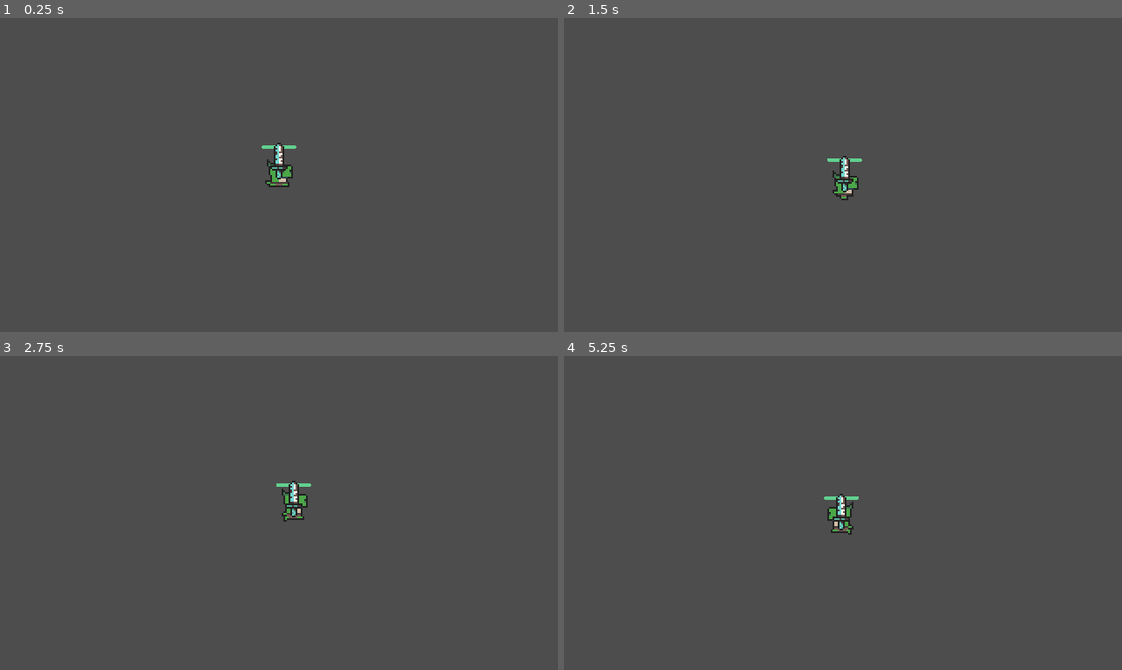
Above: before the commit, frames 1-4 (two rows, left to right).
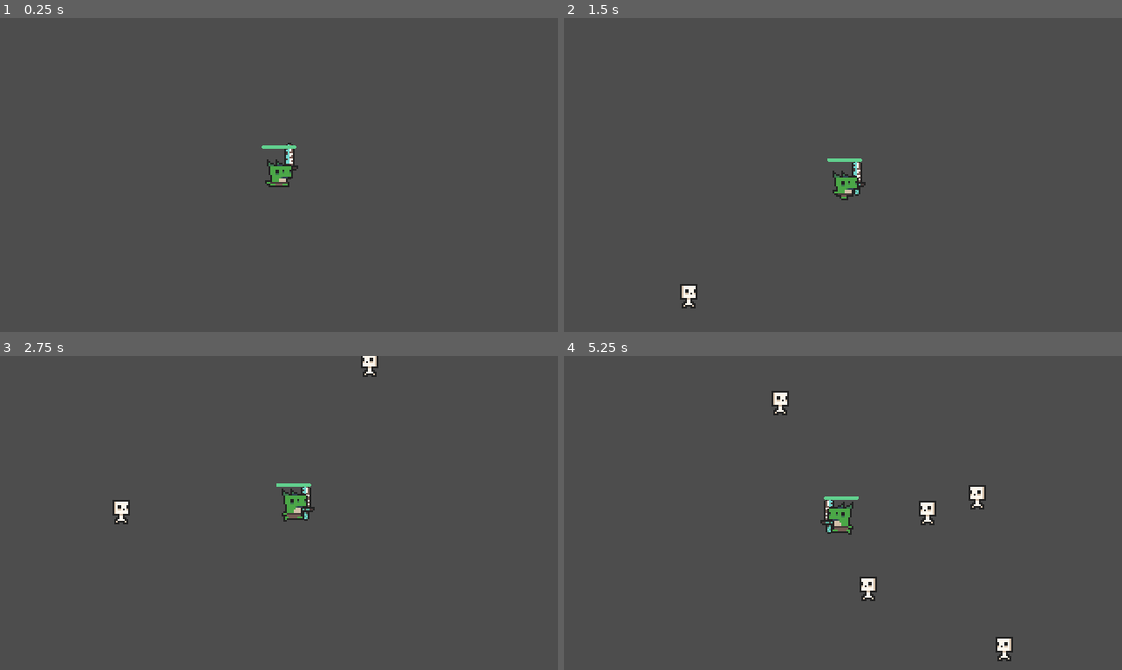
Above: after the commit, the same moments.

Repository: CyrusVillaruz/Turtinia-Endless
Game: Godot game, scene res://game/scenes/levels/level.tscn
Two runs of this game, one before a commit and one after it. Both use one fixed random seed, a clock stepped at 60 frames per second and the inputs below.
Inputs:
- Up to frame 1 (0.25 s): no input
- Up to frame 2 (1.5 s): hold D (right) 0.53-1.28 s; hold S (down) from 1.28 s (still down)
- Up to frame 3 (2.75 s): release S (down) at 2.03 s; hold D (right) from 2.03 s (still down)
- Up to frame 4 (5.25 s): release D (right) at 2.78 s; hold W (up) 2.78-3.53 s; hold A (left) 3.53-5.03 s; hold S (down) from 5.03 s (still down)

The runs differ from the first frame. In frame 1, 0.3% of the frame differs, in the area x 48-54%, y 39-52%; in frame 2, 0.5%; in frame 3, 0.7%; in frame 4, 1.4%, in the area x 37-81%, y 11-98%.

Commit message:
Implemented basic player-enemy interaction

Diff:
--- /dev/null
+++ b/game/scenes/enemy/skeleton.tscn
@@ -0,0 +1,44 @@
+[gd_scene load_steps=8 format=3 uid="uid://ck18lkw60hxr5"]
+
+[ext_resource type="Script" path="res://game/scripts/enemy/melee_enemy.gd" id="1_av8rc"]
+[ext_resource type="Texture2D" uid="uid://cbeeod0l6jtu6" path="res://game/assets/0x72_DungeonTilesetII_v1.7/frames/skelet_idle_anim_f0.png" id="1_r6p4j"]
+[ext_resource type="Texture2D" uid="uid://qruqcw7sjnie" path="res://game/assets/0x72_DungeonTilesetII_v1.7/frames/skelet_idle_anim_f1.png" id="2_mq0d0"]
+[ext_resource type="Texture2D" uid="uid://cu76hyk26oq0c" path="res://game/assets/0x72_DungeonTilesetII_v1.7/frames/skelet_idle_anim_f2.png" id="3_2738f"]
+[ext_resource type="Texture2D" uid="uid://cbuhshs8fnbpq" path="res://game/assets/0x72_DungeonTilesetII_v1.7/frames/skelet_idle_anim_f3.png" id="4_r3p1v"]
+
+[sub_resource type="SpriteFrames" id="SpriteFrames_pjcci"]
+animations = [{
+"frames": [{
+"duration": 1.0,
+"texture": ExtResource("1_r6p4j")
+}, {
+"duration": 1.0,
+"texture": ExtResource("2_mq0d0")
+}, {
+"duration": 1.0,
+"texture": ExtResource("3_2738f")
+}, {
+"duration": 1.0,
+"texture": ExtResource("4_r3p1v")
+}],
+"loop": true,
+"name": &"idle",
+"speed": 5.0
+}]
+
+[sub_resource type="RectangleShape2D" id="RectangleShape2D_q8m42"]
+size = Vector2(8, 13)
+
+[node name="Skeleton" type="CharacterBody2D"]
+collision_layer = 2
+collision_mask = 3
+platform_floor_layers = 4294967292
+script = ExtResource("1_av8rc")
+
+[node name="AnimatedSprite2D" type="AnimatedSprite2D" parent="."]
+sprite_frames = SubResource("SpriteFrames_pjcci")
+animation = &"idle"
+
+[node name="CollisionShape2D" type="CollisionShape2D" parent="."]
+position = Vector2(0, 1.5)
+shape = SubResource("RectangleShape2D_q8m42")
--- a/game/scenes/levels/level.tscn
+++ b/game/scenes/levels/level.tscn
@@ -258,7 +258,14 @@
 sources/1 = SubResource("TileSetAtlasSource_0wxxj")
 sources/2 = SubResource("TileSetAtlasSource_nqgvq")
 
+[sub_resource type="Curve2D" id="Curve2D_afxfd"]
+_data = {
+"points": PackedVector2Array(0, 0, 0, 0, -186, -107, 0, 0, 0, 0, 172, -109, 0, 0, 0, 0, 172, 98, 0, 0, 0, 0, -187, 98, 0, 0, 0, 0, -186, -106)
+}
+point_count = 5
+
 [node name="Level" type="Node2D"]
+y_sort_enabled = true
 script = ExtResource("1_jshbj")
 
 [node name="LevelTileSet" type="TileMap" parent="."]
@@ -268,3 +275,16 @@
 layer_0/tile_data = PackedInt32Array(-1, 0, 0, -65536, 0, 0, 0, 0, 0, 65535, 0, 0, -65537, 0, 0, -131072, 0, 0, -65535, 0, 0, 1, 0, 0, 65536, 0, 0, 131071, 0, 0, 65534, 0, 0, -2, 0, 0)
 
 [node name="Player" parent="." instance=ExtResource("6_5ec3s")]
+
+[node name="Path2D" type="Path2D" parent="Player"]
+curve = SubResource("Curve2D_afxfd")
+
+[node name="PathFollow2D" type="PathFollow2D" parent="Player/Path2D"]
+unique_name_in_owner = true
+position = Vector2(-186, -107)
+rotation = -0.00558653
+
+[node name="SpawnTimer" type="Timer" parent="."]
+autostart = true
+
+[connection signal="timeout" from="SpawnTimer" to="." method="_on_spawn_timer_timeout"]
--- a/game/scenes/player/player.tscn
+++ b/game/scenes/player/player.tscn
@@ -58,10 +58,10 @@
 }]
 
 [sub_resource type="RectangleShape2D" id="RectangleShape2D_mufx8"]
-size = Vector2(6, 7)
+size = Vector2(8, 8)
 
 [sub_resource type="RectangleShape2D" id="RectangleShape2D_6pkiq"]
-size = Vector2(8, 9)
+size = Vector2(10, 10)
 
 [sub_resource type="StyleBoxFlat" id="StyleBoxFlat_jk6ea"]
 corner_radius_top_left = 5
@@ -80,30 +80,29 @@
 
 [node name="Player" type="CharacterBody2D" node_paths=PackedStringArray("anim_player")]
 collision_mask = 2
+platform_floor_layers = 4294967292
 script = ExtResource("1_65li1")
 anim_player = NodePath("AnimatedSprite2D")
 
 [node name="AnimatedSprite2D" type="AnimatedSprite2D" parent="."]
 position = Vector2(0, -7)
 sprite_frames = SubResource("SpriteFrames_6yp65")
-animation = &"run"
-frame_progress = 0.561302
+animation = &"idle"
 
 [node name="Camera2D" type="Camera2D" parent="."]
 position_smoothing_enabled = true
 position_smoothing_speed = 10.0
 
 [node name="CollisionShape2D" type="CollisionShape2D" parent="."]
-position = Vector2(0, 2.5)
+position = Vector2(0, 2)
 shape = SubResource("RectangleShape2D_mufx8")
 
 [node name="Hurtbox" type="Area2D" parent="."]
 unique_name_in_owner = true
-collision_layer = 0
 collision_mask = 2
 
 [node name="CollisionShape2D" type="CollisionShape2D" parent="Hurtbox"]
-position = Vector2(0, 2.5)
+position = Vector2(0, 2)
 shape = SubResource("RectangleShape2D_6pkiq")
 debug_color = Color(1, 0.00784314, 0.0745098, 0.419608)
 
@@ -119,3 +118,4 @@
 show_percentage = false
 
 [node name="Sword" parent="." instance=ExtResource("11_3acy1")]
+position = Vector2(6, 0)
--- a/game/scenes/player/sword.tscn
+++ b/game/scenes/player/sword.tscn
@@ -1,19 +1,66 @@
-[gd_scene load_steps=3 format=3 uid="uid://bv3v42ehxvqkj"]
+[gd_scene load_steps=7 format=3 uid="uid://bv3v42ehxvqkj"]
 
 [ext_resource type="Texture2D" uid="uid://dnawd4tmjo7jp" path="res://game/assets/0x72_DungeonTilesetII_v1.7/frames/weapon_rusty_sword.png" id="1_i1ss1"]
+[ext_resource type="Script" path="res://game/scripts/player/sword.gd" id="1_xa1k0"]
+
+[sub_resource type="Animation" id="Animation_s77mn"]
+resource_name = "swing"
+tracks/0/type = "value"
+tracks/0/imported = false
+tracks/0/enabled = true
+tracks/0/path = NodePath("Sprite2D:texture")
+tracks/0/interp = 1
+tracks/0/loop_wrap = true
+tracks/0/keys = {
+"times": PackedFloat32Array(0),
+"transitions": PackedFloat32Array(1),
+"update": 1,
+"values": [ExtResource("1_i1ss1")]
+}
+
+[sub_resource type="Animation" id="Animation_bi2u3"]
+length = 0.001
+tracks/0/type = "value"
+tracks/0/imported = false
+tracks/0/enabled = true
+tracks/0/path = NodePath("Sprite2D:texture")
+tracks/0/interp = 1
+tracks/0/loop_wrap = true
+tracks/0/keys = {
+"times": PackedFloat32Array(0),
+"transitions": PackedFloat32Array(1),
+"update": 1,
+"values": [ExtResource("1_i1ss1")]
+}
+
+[sub_resource type="AnimationLibrary" id="AnimationLibrary_hjk73"]
+_data = {
+"RESET": SubResource("Animation_bi2u3"),
+"swing": SubResource("Animation_s77mn")
+}
 
 [sub_resource type="RectangleShape2D" id="RectangleShape2D_j4guk"]
+size = Vector2(4, 12)
 
 [node name="Sword" type="Node2D"]
+script = ExtResource("1_xa1k0")
 
 [node name="Sprite2D" type="Sprite2D" parent="."]
+z_index = -1
 position = Vector2(0, -8)
 texture = ExtResource("1_i1ss1")
 
 [node name="AnimationPlayer" type="AnimationPlayer" parent="."]
+libraries = {
+"": SubResource("AnimationLibrary_hjk73")
+}
 
 [node name="Area2D" type="Area2D" parent="."]
+collision_layer = 0
+collision_mask = 2
 
 [node name="CollisionShape2D" type="CollisionShape2D" parent="Area2D"]
-position = Vector2(1, -9)
+position = Vector2(0, -11)
 shape = SubResource("RectangleShape2D_j4guk")
+
+[connection signal="body_entered" from="Area2D" to="." method="_on_area_2d_body_entered"]
--- /dev/null
+++ b/game/scripts/enemy/melee_enemy.gd
@@ -0,0 +1,20 @@
+extends CharacterBody2D
+
+signal enemy_damaged(amount)
+
+@export var speed: float = 50.0
+@export var health: float = 5.0
+
+@onready var player = get_node("/root/Level/Player")
+@onready var animated_sprite_2d = $AnimatedSprite2D
+
+func _physics_process(delta):
+	var direction = global_position.direction_to(player.global_position)
+	animated_sprite_2d.flip_h = direction.x < 0
+	velocity = direction * speed
+	move_and_slide()
+
+func take_damage():
+	health -= 1
+	if health <= 0:
+		queue_free()
--- a/game/scripts/level.gd
+++ b/game/scripts/level.gd
@@ -1,5 +1,10 @@
 extends Node2D
 
-func _ready():
-	var player = preload("res://game/scenes/player/player.tscn").instantiate()
-	add_child(player)
+func spawn_enemy():
+	var enemy = preload("res://game/scenes/enemy/skeleton.tscn").instantiate()
+	%PathFollow2D.progress_ratio = randf()
+	enemy.global_position = %PathFollow2D.global_position
+	add_child(enemy)
+
+func _on_spawn_timer_timeout():
+	spawn_enemy()
--- a/game/scripts/player/player.gd
+++ b/game/scripts/player/player.gd
@@ -2,9 +2,12 @@
 
 signal player_dead
 
-@export var speed: float = 100
+@export var speed: float = 100.0
 @export var health: float = 100.0
 @export var anim_player: AnimatedSprite2D
+
+@onready var sword = $Sword
+@onready var animated_sprite_2d = $AnimatedSprite2D
 
 const DAMAGE_RATE = 2.0
 
@@ -33,3 +36,5 @@
 
 	if velocity.x != 0:
 		$AnimatedSprite2D.flip_h = velocity.x < 0
+		sword.position = Vector2(-7, 2) if animated_sprite_2d.flip_h else Vector2(7, 2)
+		sword.scale = Vector2(-1, 1) if animated_sprite_2d.flip_h else Vector2(1, 1)
--- /dev/null
+++ b/game/scripts/player/sword.gd
@@ -0,0 +1,10 @@
+extends Node2D
+
+@export var damage: float = 1.0
+@onready var animation_player = $AnimationPlayer
+
+func swing_sword():
+	animation_player.play("swing")
+
+func _on_area_2d_body_entered(body):
+	pass # Replace with function body.
Not shown: 1 places in game/scenes/levels/level.tscn that only renumber resources
